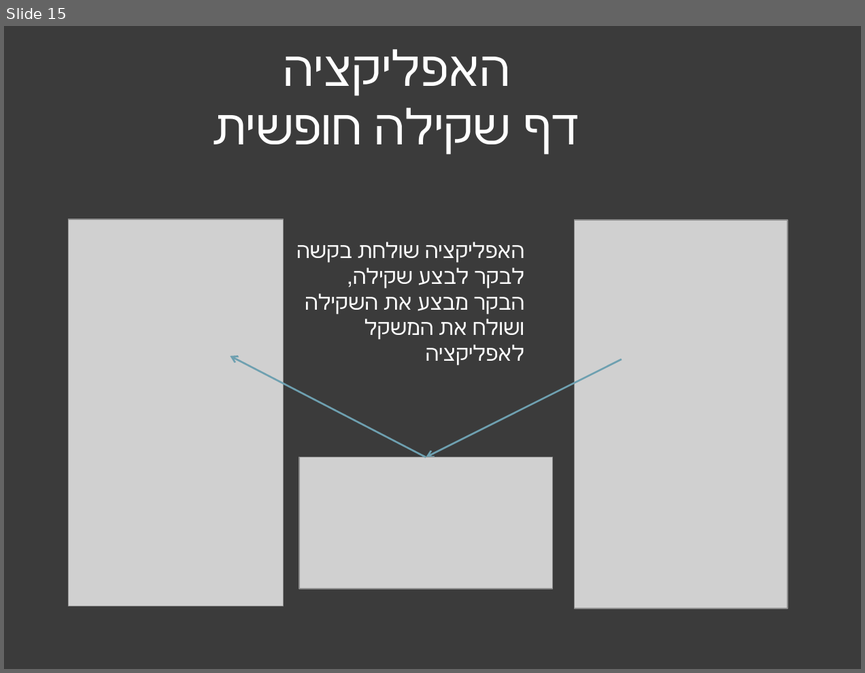
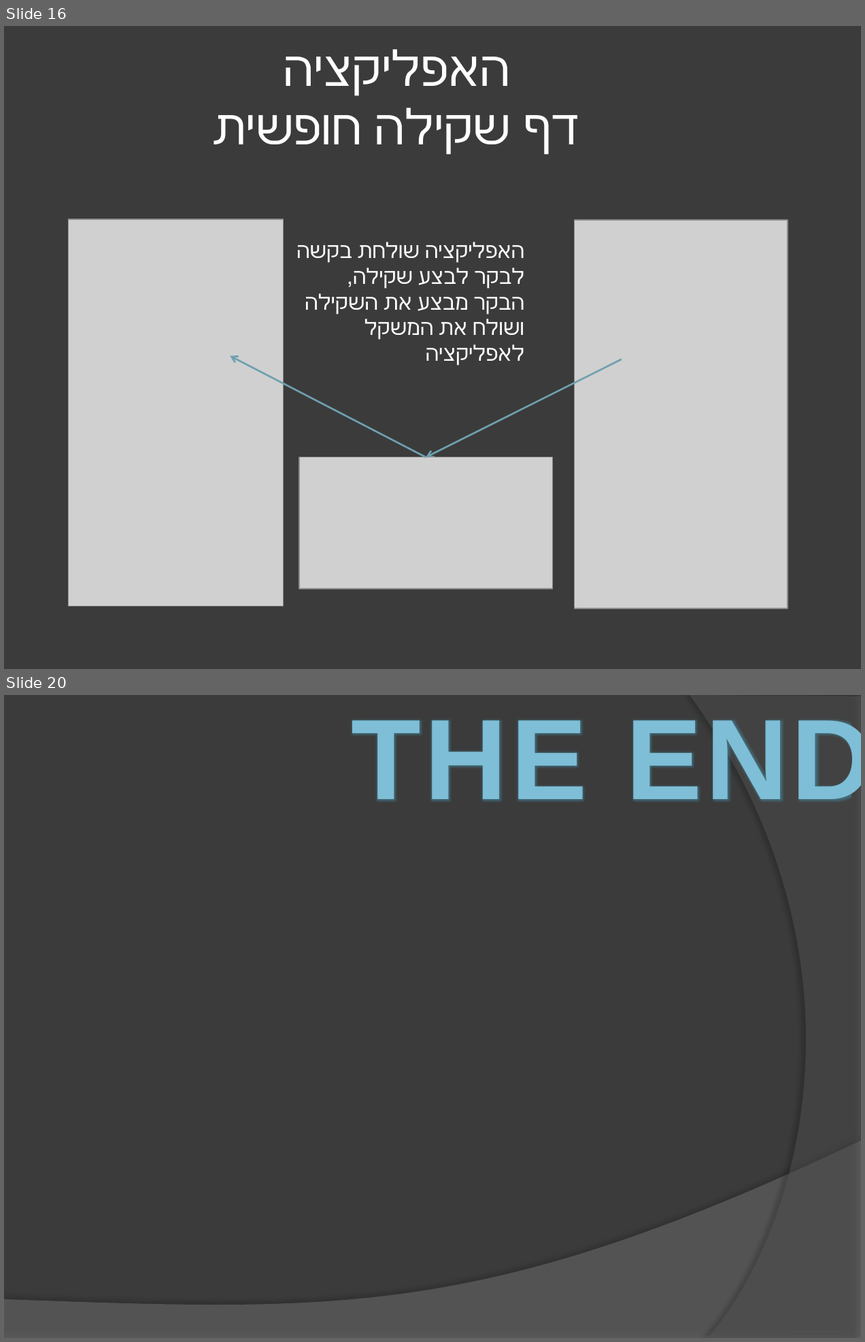
Before and after one commit to lironzluf/weightProject, a slide deck: presentation/אפליקצית שליטה המשקל לכלי שינוע.pptx. Shown one above the other, each under a label of ours: slide 15 before the commit, slides 16 and 20 after it; the slides between them are not shown. The pictures are 865x673 and 865x1342 pixels, drawn with LibreOffice and Linux fonts; fonts in the diff are those of the drawing; grey boxes stand for pictures; background and template pictures are left out. Boxes give left, top, right and bottom in pixels: in the first picture for what was removed or moved away, otherwise in the second. Text is boxed around its words. In the diff, an @@ line names an element or a change of style, - is before the commit and + after.

Commit message:
update

```diff
--- a/presentation/אפליקצית שליטה המשקל לכלי שינוע.pptx
+++ b/presentation/אפליקצית שליטה המשקל לכלי שינוע.pptx
@@ slide 20 added at [4,695,861,1338], background picture (left out) @@
@@ freeform shape added at [689,695,861,1338], fill #5E5E5E at 40% opacity @@
@@ text added at [351,720,861,800], 96 pt, text gradient #7FBFD6 to #457D8E, bold @@
+THE END
@@ freeform shape added at [4,1140,861,1338], fill #7F7F7F at 45% opacity @@
@@ what was slide 15 is now slide 16 @@
```
Also in this commit, not shown: 2 slides changed, 3 other slides added, 1 slide removed.
